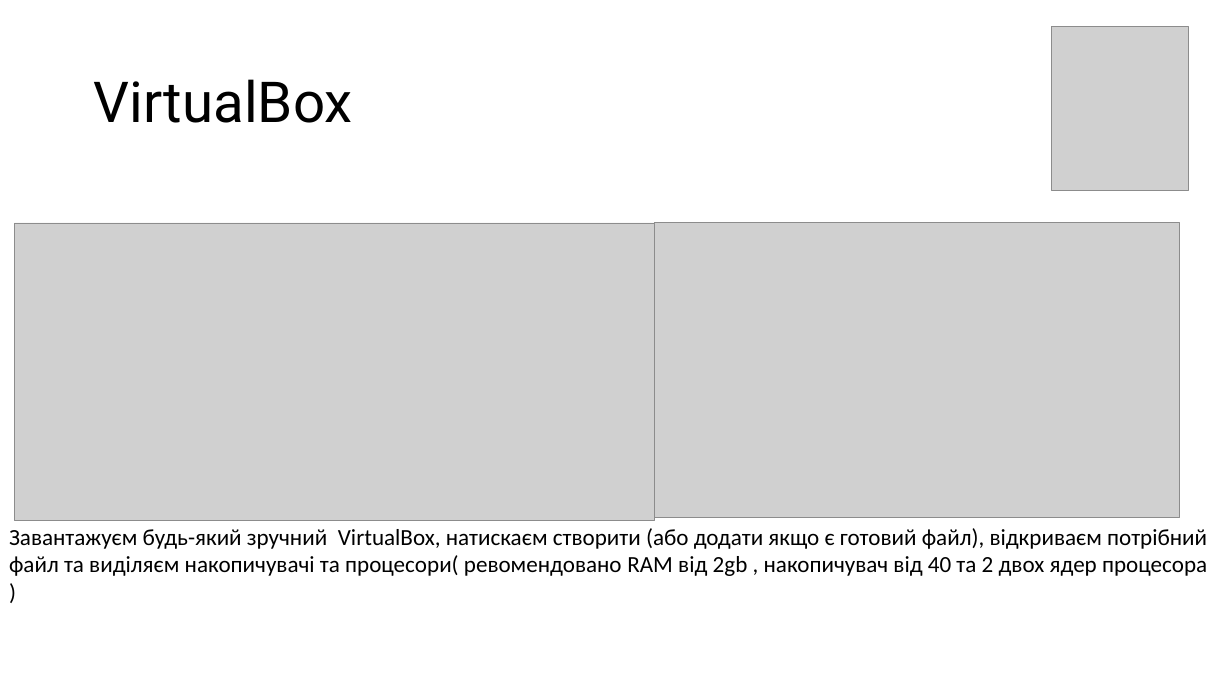
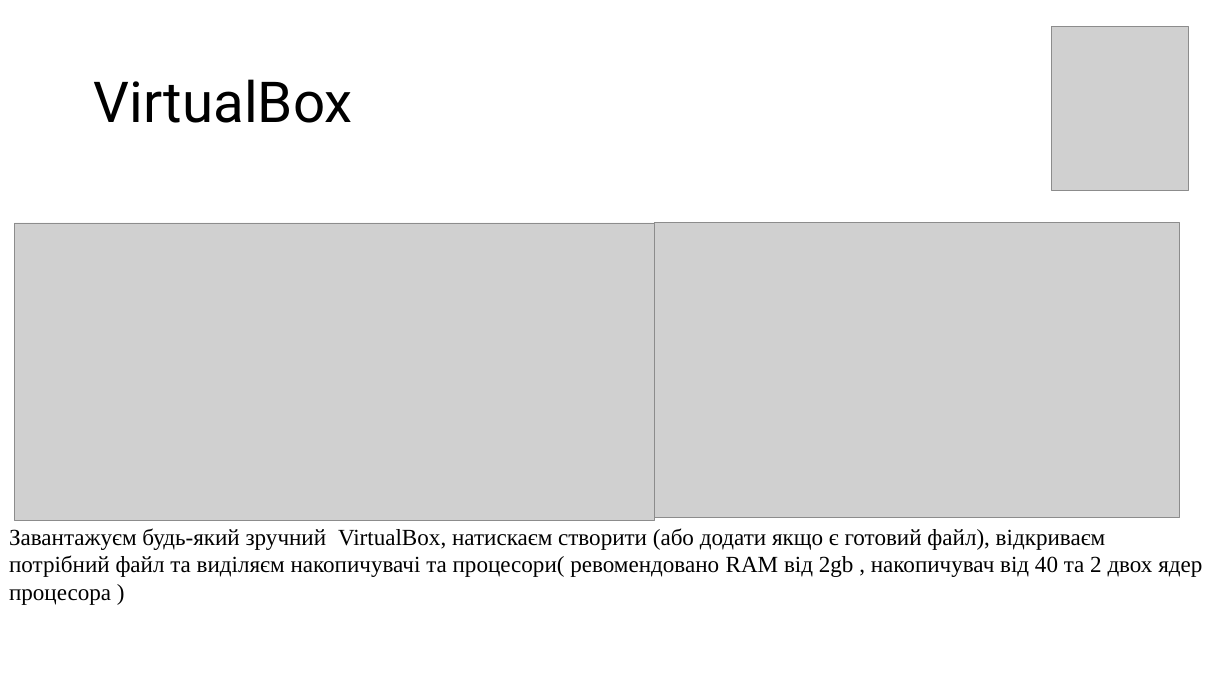
Before and after one commit to Teramar1/VelikieBomji, a slide deck: slide 6 of WorkCase2.pptx. Drawn at 1232x693 pixels with LibreOffice and Linux fonts; fonts in the diff are those of the drawing; grey boxes stand for pictures. Boxes give left, top, right and bottom in pixels: in the first picture for what was removed or moved away, otherwise in the second. Text is boxed around its words. In the diff, an @@ line names an element or a change of style, - is before the commit and + after.

```diff
--- a/WorkCase2.pptx
+++ b/WorkCase2.pptx
@@ text "Завантажуєм будь-який зручний VirtualBox, натискаєм ..." at <box>9,528,1202,605</box>: font Calibri to Times New Roman @@
```
Also in this commit, not shown: 1 other slide changed, 5 slides added, 1 slide removed.
